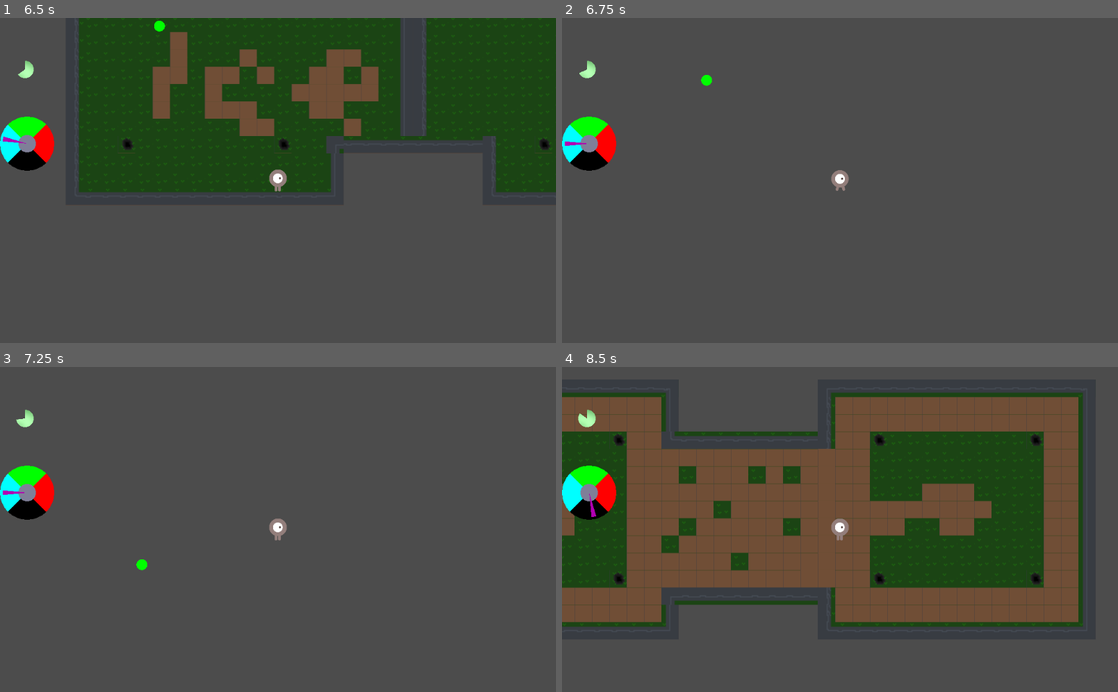
Above: before the commit, frames 1-4 (two rows, left to right).
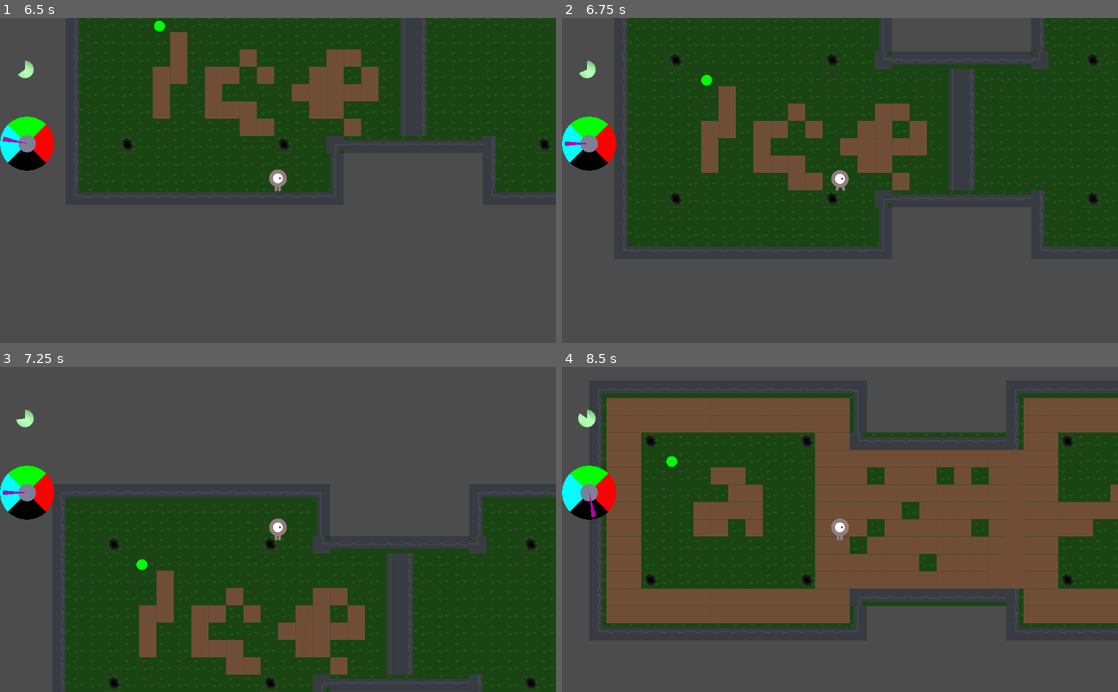
Above: after the commit, the same moments.

Repository: FiBe4000/Gamejam2022
Game: Godot game, scene res://src/Main.tscn
Two runs of this game, one before a commit and one after it. Both use one fixed random seed, a clock stepped at 60 frames per second and the inputs below.
Inputs:
- Up to frame 1 (6.5 s): tap Enter at 0.5, 5 s; hold D (move_right) 0.53-1.28 s; hold Down (aim_down) 0.53-1.28 s; hold S (move_down) 1.28-2.03 s; tap Left (aim_left) at 1.35, 5.85 s; hold D (move_right) 2.03-2.78 s; hold Right (aim_right) 2.03-2.78 s; tap Space (shoot) at 2.75, 4.35 s; hold W (move_up) 2.78-3.53 s; tap Up (aim_up) at 2.85 s; hold Q (force_world_timeout) 3.53-4.28 s; hold A (move_left) 3.53-5.03 s; hold S (move_down) 5.03-5.78 s; hold Down (aim_down) 5.03-5.78 s; hold D (move_right) from 5.78 s (still down)
- Up to frame 2 (6.75 s): release D (move_right) at 6.53 s; hold W (move_up) from 6.53 s (still down); hold Right (aim_right) from 6.53 s (still down)
- Up to frame 3 (7.25 s): keep holding W (move_up); keep holding Right (aim_right)
- Up to frame 4 (8.5 s): release W (move_up) at 7.28 s; release Right (aim_right) at 7.28 s; hold D (move_right) 7.28-8.03 s; tap Up (aim_up) at 7.35 s; hold S (move_down) from 8.03 s (still down); hold Q (force_world_timeout) from 8.03 s (still down)

Frame 1 is identical in both runs. In frame 2, 51% of the frame differs, in the area x 11-100%, y 0-71%; in frame 3, 45%; in frame 4, 52%, in the area x 0-100%, y 6-81%.

Commit message:
WorldChangeSystem: Improve world alignment calculation

Diff:
--- a/src/WorldChangeSystem.gd
+++ b/src/WorldChangeSystem.gd
@@ -35,15 +35,16 @@
 
 func get_aligned_world():
   var ang = world_alignment.angle()
-  var margin = PI/4
-  if within(ang, WORLD.NORMAL, margin):
-    return WORLD.NORMAL
-  if within(ang, WORLD.DARK, margin):
-    return WORLD.DARK
-  if within(ang, WORLD.ICE, margin):
-    return WORLD.ICE
-  if within(ang, WORLD.FIRE, margin):
-    return WORLD.FIRE
+  # Take the dot product of the world alignement and the world vectors
+  # to find the closest world
+  var best_world = WORLD.NORMAL
+  var best_dot = 0
+  for w in WORLD.values():
+    var dot = w.dot(world_alignment)
+    if dot > best_dot:
+      best_dot = dot
+      best_world = w
+  return best_world
 
 func within(ang, world, margin):
   var tolerance = 0.00001
